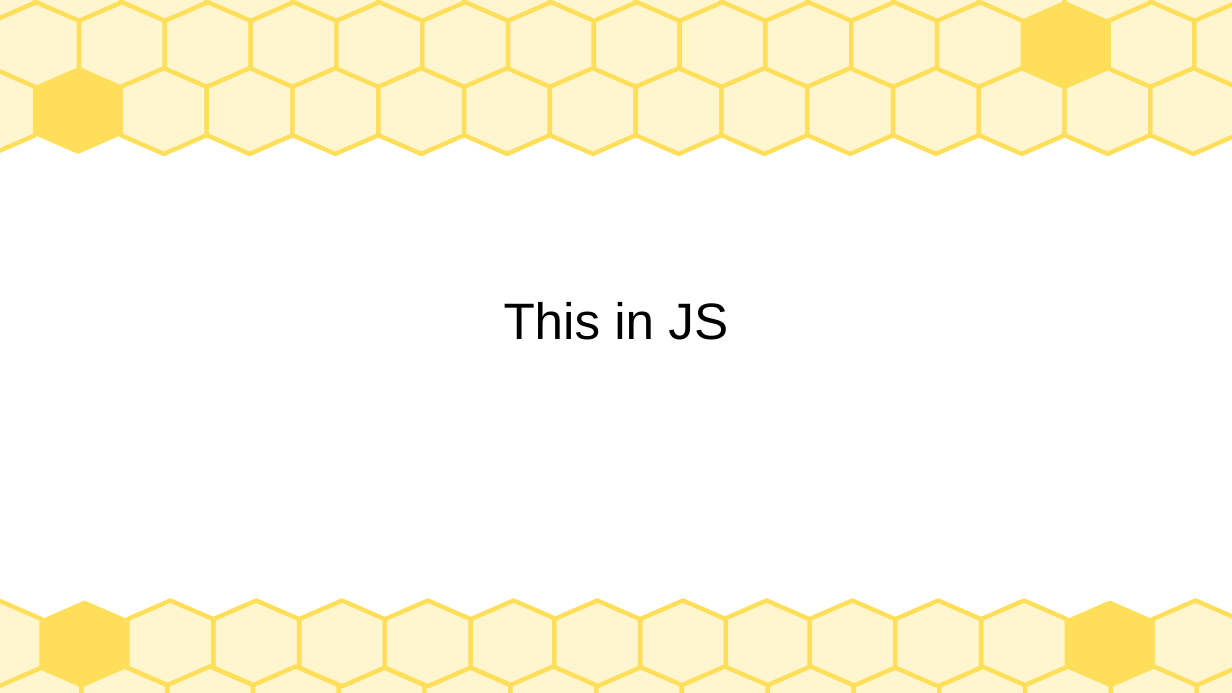
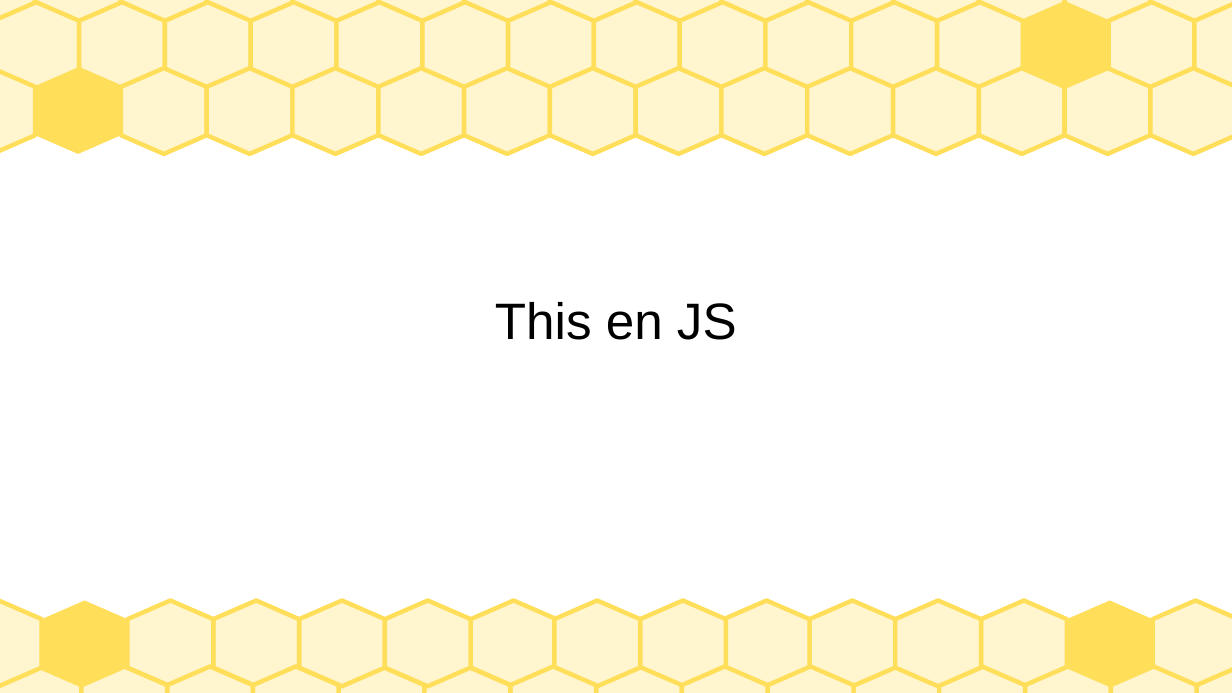
Before and after one commit to Miguel-Angel-Git/PildorasDocumentacion, a slide deck: slide 1 of Pildora_3_this/Pildora_this.odp. Drawn at 1232x693 pixels with LibreOffice and Linux fonts; fonts in the diff are those of the drawing. Boxes give left, top, right and bottom in pixels: in the first picture for what was removed or moved away, otherwise in the second. Text is boxed around its words. In the diff, an @@ line names an element or a change of style, - is before the commit and + after.

```diff
--- a/Pildora_3_this/Pildora_this.odp
+++ b/Pildora_3_this/Pildora_this.odp
@@ title at box(495, 302, 737, 340): text changed @@
-This in JS
+This en JS
```
Also in this commit, not shown: 7 other files.
